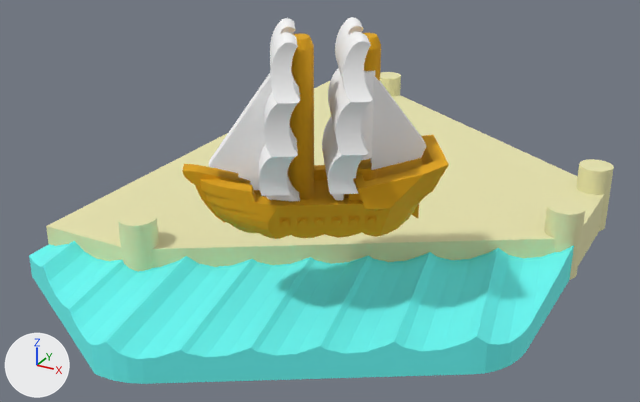
One commit to the glTF model public/assets/harbor_base.glb: the scene before it, then after it.
Rendered twice from a 50 mm lens placed at (27.3, -87.7, 23.4), pointed at (4.5, -46.1, 2.6). Every picture has the same lights, and +X, +Y and +Z are marked at lower left. The older version comes first. Vertices at exactly the same position are counted once.

Script lines for the objects in view, before the commit:
```python
me_harbor_base___1 = bpy.data.meshes.new('harbor_base_-_1')
me_harbor_base___1.from_pydata(...)  # 7269 vertices, 14560 faces; spans x -7.3..18.9, y -63.0..-23.0, z 0.0..14.9
me_harbor_base___1.materials.append(mat_mat_harbor_base)
ob_harbor_base = bpy.data.objects.new('harbor_base', me_harbor_base___1)
ob_harbor_base.location = (0.0, 0.0, 0.0)
```
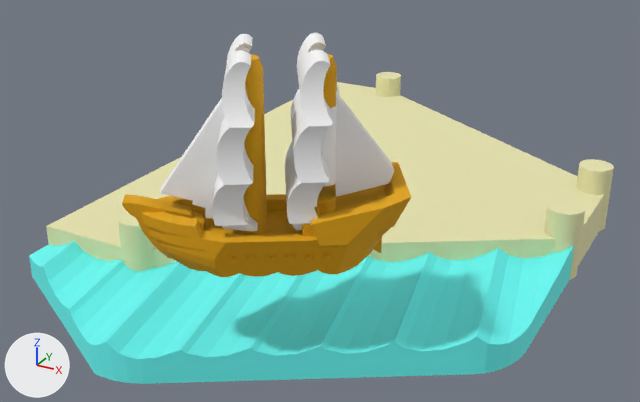
The edits, one by one:
me_harbor_base___1 has 7269 vertices, 14560 faces and spans x -7.3..18.9, y -63.0..-23.0, z 0.0..14.9.
me_harbor_base___1 is used by ob_harbor_base; location (0.0, 0.0, 0.0).
me_harbor_base___1 part 1: the loose piece of 3184 vertices spanning x 3.4..14.7, y -57.9..-49.7, z 5.7..14.5 is moved by (0.0, -4.1, 0.0).
me_harbor_base___1 part 2: the loose piece of 376 vertices spanning x 10.0..11.3, y -53.9..-52.5, z 12.6..14.5 is moved by (0.0, -4.1, 0.0).
me_harbor_base___1 part 3: the loose piece of 1415 vertices spanning x 8.0..13.4, y -56.5..-51.1, z 7.6..14.9 is moved by (0.0, -3.5, 0.0).
me_harbor_base___1 part 4: the loose piece of 1611 vertices spanning x 4.6..9.7, y -58.1..-52.7, z 7.6..14.9 is moved by (0.0, -3.5, 0.0).

What differs and where, as boxes (x1, y1, x2, y2) in the pictures (640 x 402 px; the box of a moved part takes in the faces that stretch with it):
'harbor_base', reshaped: before (29, 17, 614, 384); after (29, 33, 614, 384)
part 1 of me_harbor_base___1, moved or reshaped: before (182, 33, 449, 239); after (122, 54, 411, 277)
part 2 of me_harbor_base___1, moved or reshaped: before (363, 33, 381, 81); after (323, 54, 337, 108)
part 3 of me_harbor_base___1, moved or reshaped: before (322, 17, 426, 200); after (285, 33, 394, 230)
part 4 of me_harbor_base___1, moved or reshaped: before (209, 18, 300, 201); after (160, 34, 258, 231)
